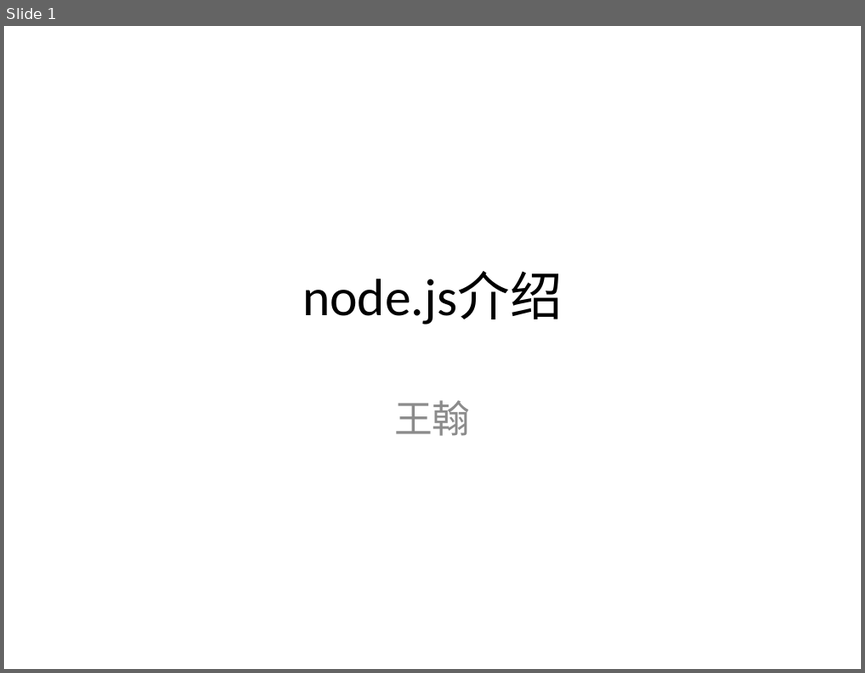
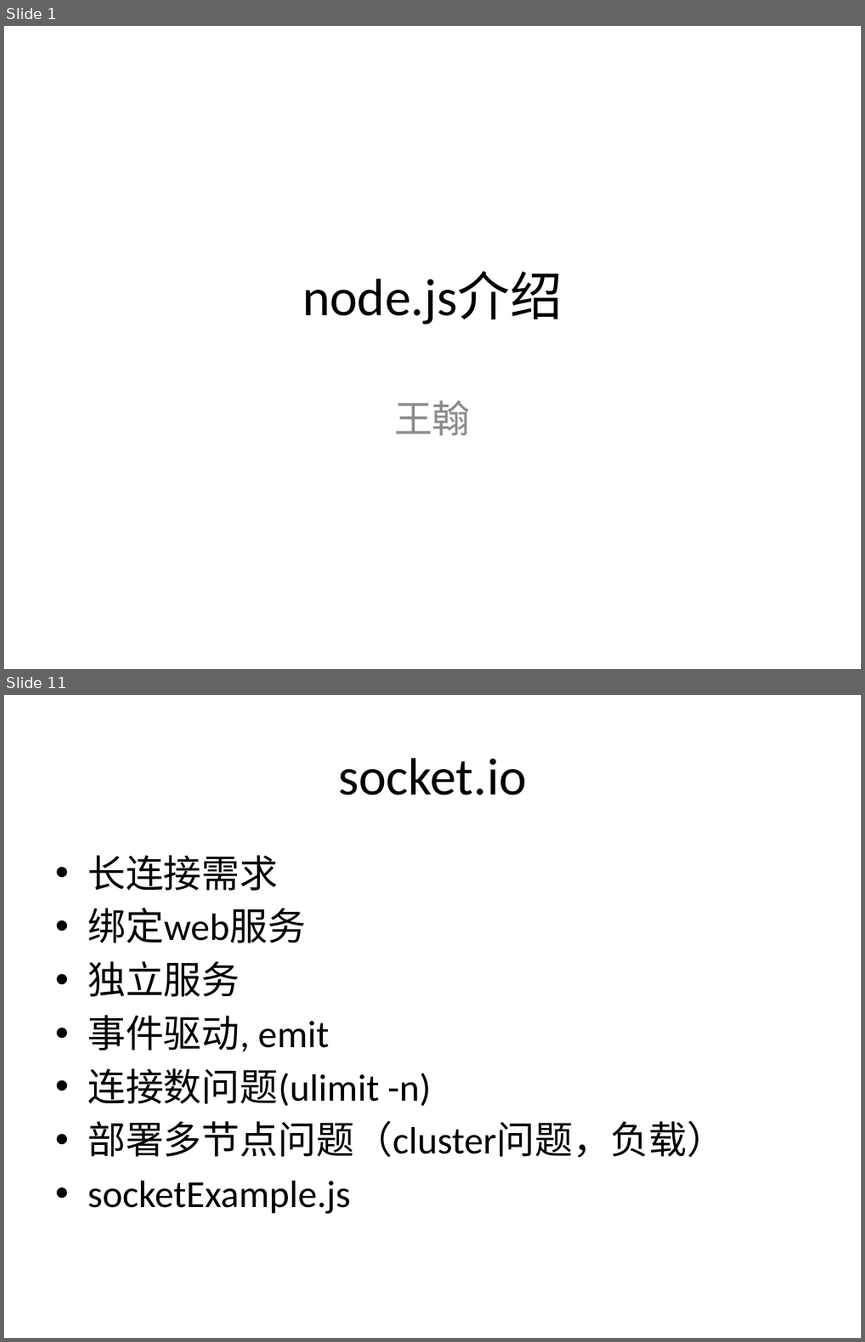
Before and after one commit to JamCode/nodePresentation, a slide deck: 演示文稿2.pptx. Shown one above the other, each under a label of ours: slide 1 before the commit, slides 1 and 11 after it; the slides between them are not shown. The pictures are 865x673 and 865x1342 pixels, drawn with LibreOffice and Linux fonts; fonts in the diff are those of the drawing. Boxes give left, top, right and bottom in pixels: in the first picture for what was removed or moved away, otherwise in the second. Text is boxed around its words. In the diff, an @@ line names an element or a change of style, - is before the commit and + after.

```diff
--- a/演示文稿2.pptx
+++ b/演示文稿2.pptx
@@ slide 11 added at <box>4,695,861,1338</box>, background #FFFFFF @@
@@ title added at <box>338,758,527,795</box>, 44 pt, text #000000 @@
+socket.io
@@ text added at <box>87,855,725,1213</box>, 32 pt, text #000000 @@
+• 长连接需求
+• 绑定web服务
+• 独立服务
+• 事件驱动, emit
+• 连接数问题(ulimit -n)
+• 部署多节点问题（cluster问题，负载）
+• socketExample.js
```
Also in this commit, not shown: 1 slide changed, 12 other slides added, 25 other files.
